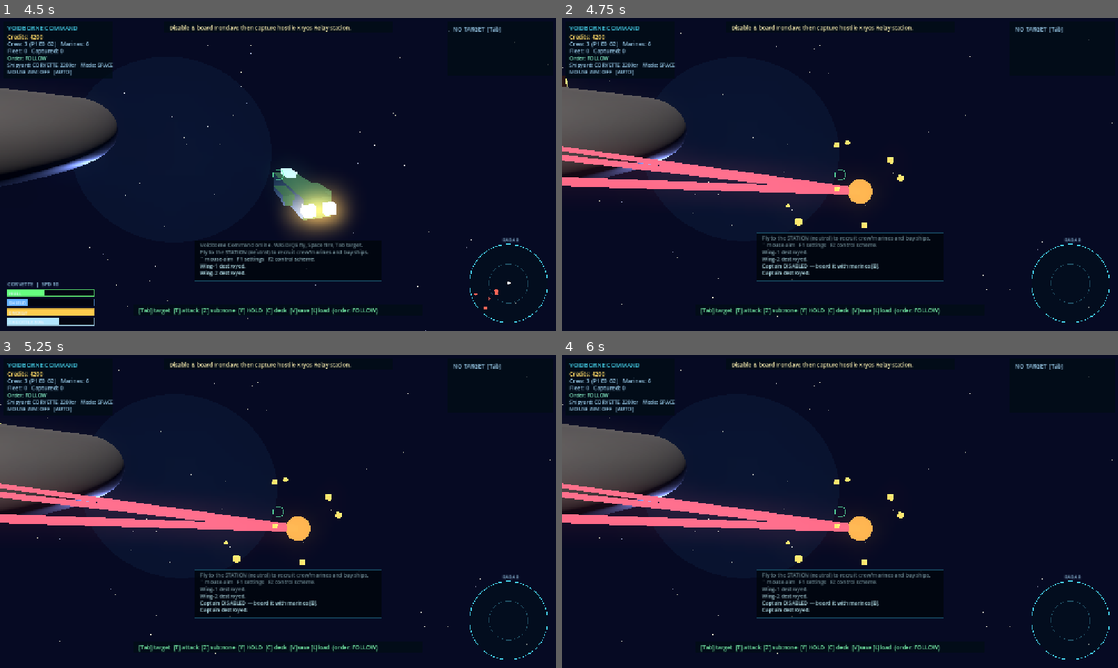
Above: before the commit, frames 1-4 (two rows, left to right).
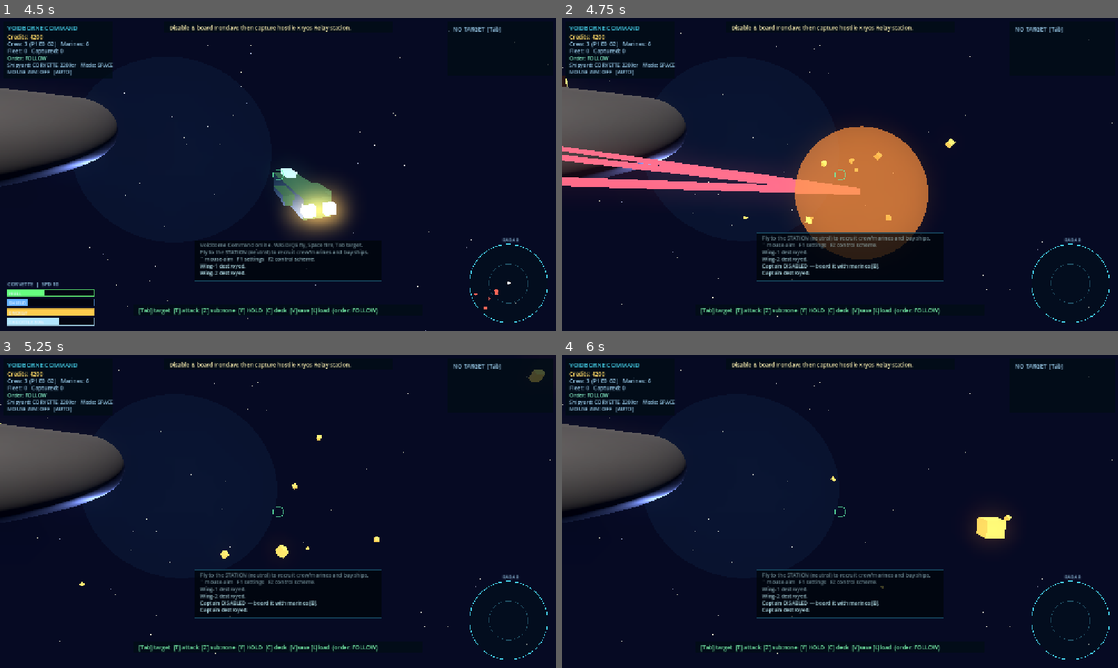
Above: after the commit, the same moments.

Repository: tapkinnu/voidborne-command
Game: Godot game, scene res://scenes/main.tscn
Same seed, same stepped clock (60 frames per second), same inputs: the game is played once before the commit and once after it.
Inputs (mouse positions are in pixels of both pictures, inside the frame that each line leads up to):
- Up to frame 1 (4.5 s): move the mouse to (400, 158) at 0.52 s; hold D 0.53-1.28 s; tap Q at 0.6, 3.6 s; click (400, 158) at 0.67 s; tap Space at 0.77, 1.52, 3.02, 3.77 s; move the mouse to (166, 190) at 1.27 s; hold S 1.28-2.03 s; tap E at 1.35, 4.35 s; move the mouse to (333, 105) at 2.02 s; hold D 2.03-2.78 s; tap Shift at 2.1 s; move the mouse to (250, 237) at 2.77 s; hold W 2.78-3.53 s; tap X at 2.85 s; click (250, 237) at 2.92 s; move the mouse to (444, 221) at 3.52 s; hold A from 3.53 s (still down); move the mouse to (111, 127) at 4.27 s
- Up to frame 2 (4.75 s): keep holding A; tap Space at 4.52 s
- Up to frame 3 (5.25 s): move the mouse to (305, 511) at 5.02 s; release A at 5.03 s; hold S from 5.03 s (still down); tap Shift at 5.1 s; click (305, 511) at 5.17 s
- Up to frame 4 (6 s): move the mouse to (756, 433) at 5.77 s; release S at 5.78 s; hold D from 5.78 s (still down); tap X at 5.85 s

Frame 1 is identical in both runs. In frame 2, 8.1% of the frame differs, in the area x 32-71%, y 34-78%; in frame 3, 3.8%; in frame 4, 4.0%.
Error before the commit: Trying to assign invalid previously freed instance. (res://scripts/main.gd:398)

Commit message:
fix: clear stale target refs on ship destruction to prevent freed-instance errors

Diff:
--- a/scripts/main.gd
+++ b/scripts/main.gd
@@ -910,6 +910,10 @@
 		target = null
 	if boarding_target == s:
 		_cancel_boarding()
+	# Clear stale target references on other ships so they don't hold a freed instance.
+	for other in ships:
+		if is_instance_valid(other) and other.target == s:
+			other.target = null
 	ships.erase(s)
 	s.queue_free()
 
